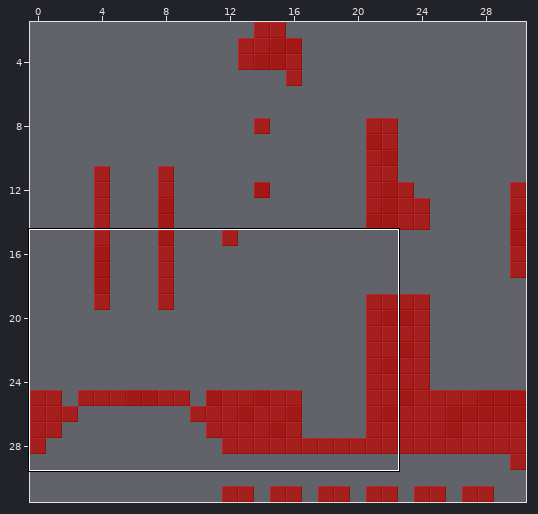
An edit to a level. Tiled map, maps/dev.tmx. Above: a wide view before the commit, with the close-up outlined.
Close-up. Before:
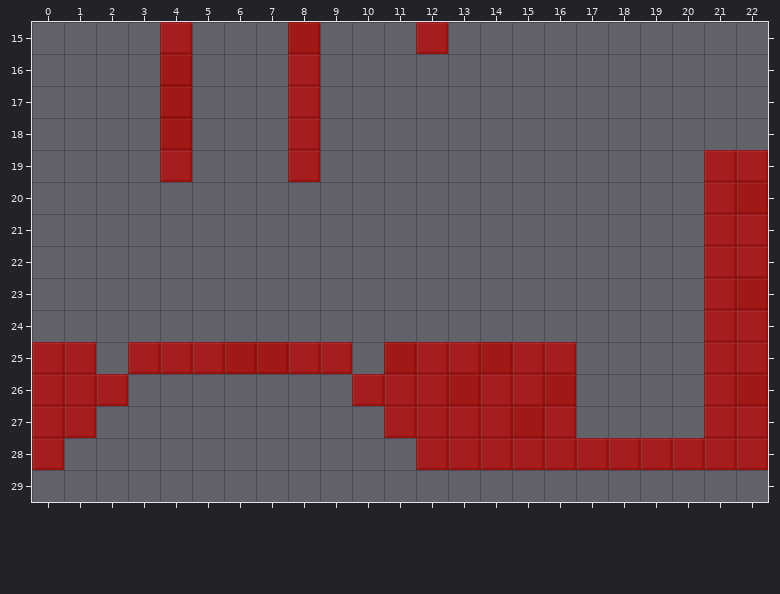
Cells are 16x16 px. Shown: x 0..22, y 15..29.
Once edited:
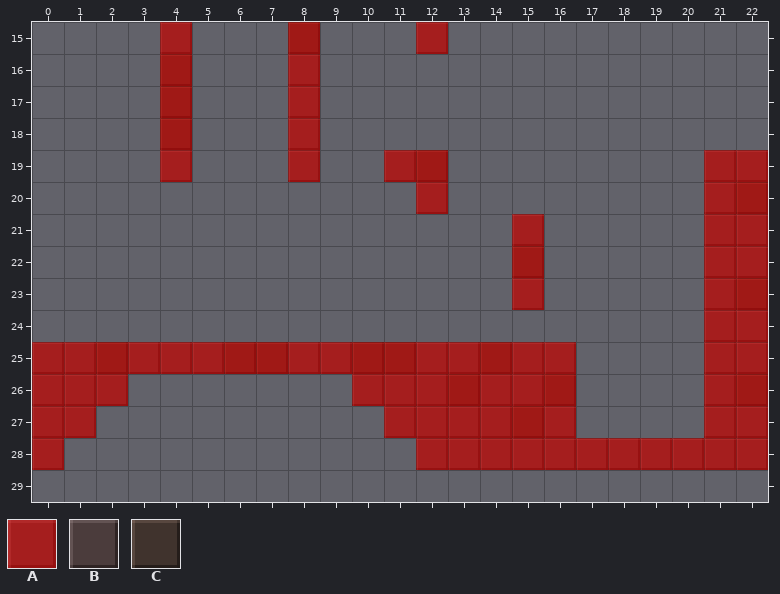
Key: from "dev_tiles": A 0, B 1, C 2.
_ is an empty cell.
See-through tiles are keyed as they look on the map.
Edits made:
Changed rows in their new state; . is an unchanged cell.
Layer "ground":
first column x 2:
19 .........BC...
20 ..........B...
21 .............B
22 .............C
23 .............B
25 C.......C.....
Layer "collision layer":
first column x 2:
19 .........AA...
20 ..........A...
21 .............A
22 .............A
23 .............A
25 A.......A.....
Changed places in both close-ups, as pixel boxes (x1, y1, x2, y2):
added: (384, 150, 448, 214)
added: (512, 214, 544, 310)
added: (96, 342, 128, 374)
added: (352, 342, 384, 374)
